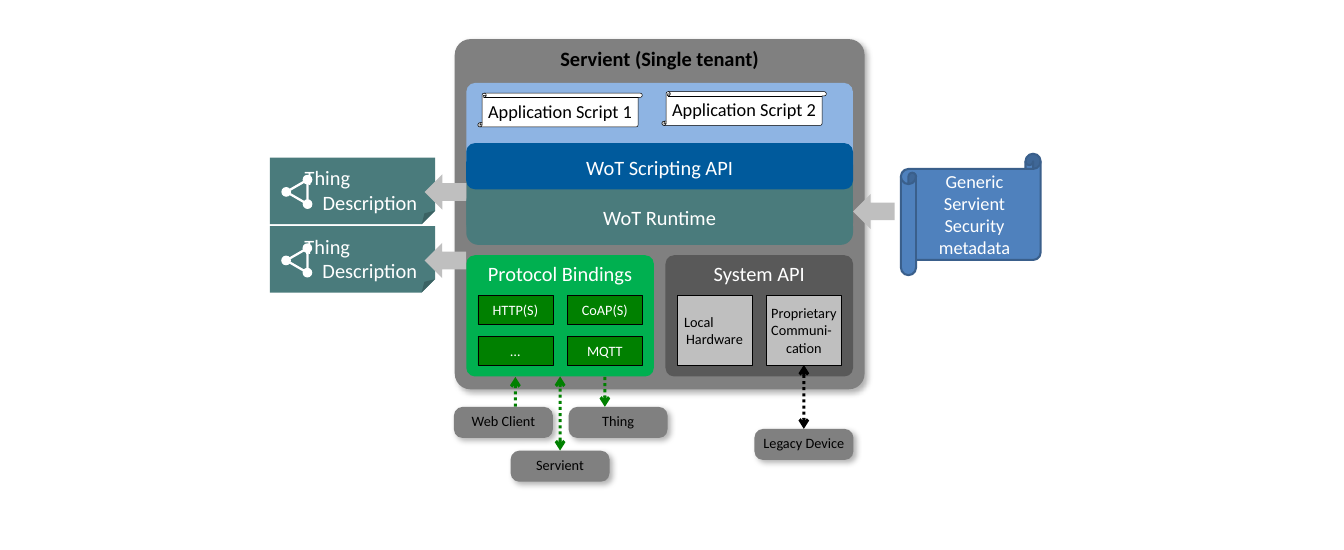
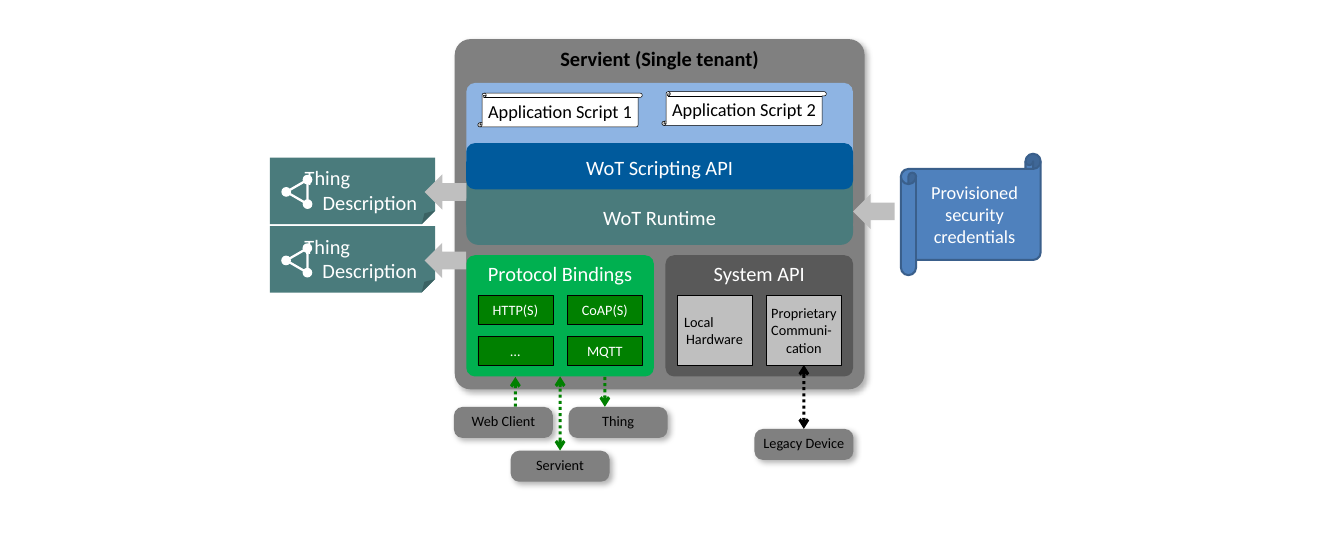
Before and after one commit to w3c/wot-security, a slide deck: slide 7 of images/Security_scenarios.pptx. Drawn at 1344x550 pixels with LibreOffice and Linux fonts; fonts in the diff are those of the drawing. Boxes give left, top, right and bottom in pixels: in the first picture for what was removed or moved away, otherwise in the second. Text is boxed around its words. In the diff, an @@ line names an element or a change of style, - is before the commit and + after.

```diff
--- a/images/Security_scenarios.pptx
+++ b/images/Security_scenarios.pptx
@@ text in horizontal scroll at (x1=931, y1=186, x2=1018, y2=243): text changed @@
-Generic Servient Security metadata
+Provisioned security credentials
```
Also in this commit, not shown: 2 other slides changed, 1 slide added, 5 other files.
